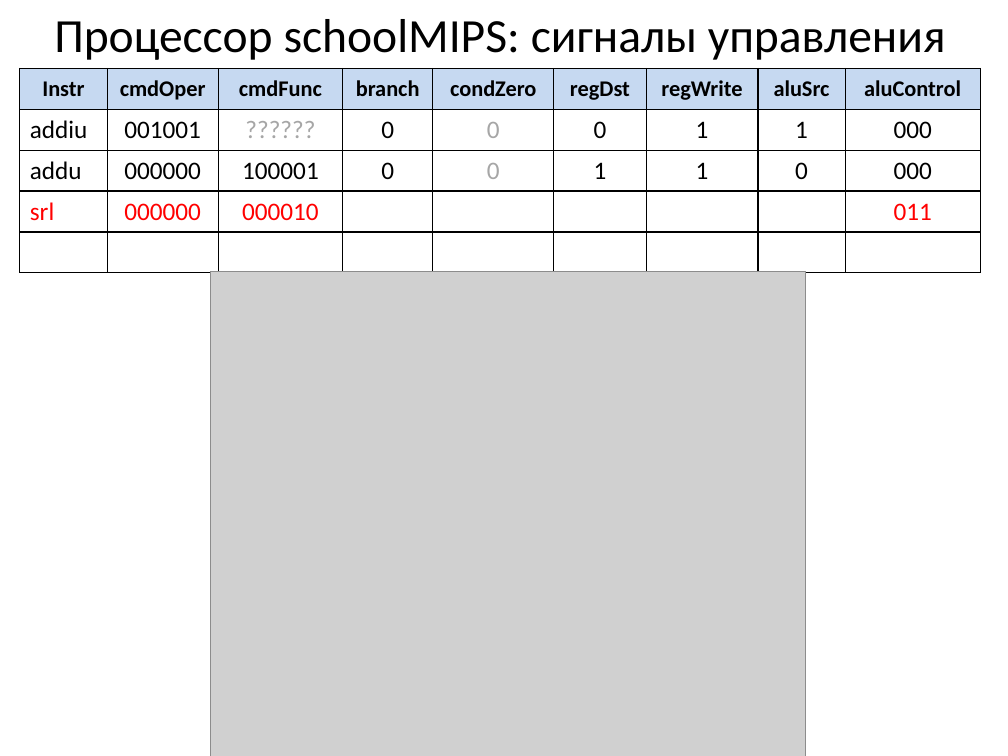
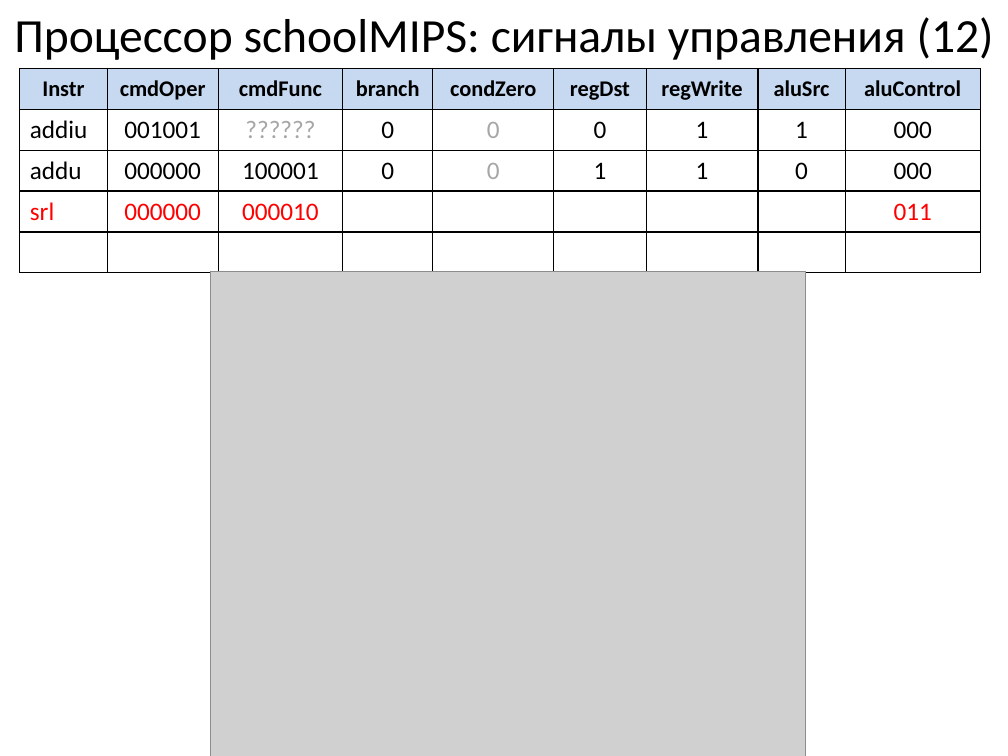
Before and after one commit to MIPSfpga/schoolMIPS, a slide deck: slide 44 of doc/src/20170816_schoolMIPS_slides_rus.pptx. Drawn at 1008x756 pixels with LibreOffice and Linux fonts; fonts in the diff are those of the drawing; grey boxes stand for pictures. Boxes give left, top, right and bottom in pixels: in the first picture for what was removed or moved away, otherwise in the second. Text is boxed around its words. In the diff, an @@ line names an element or a change of style, - is before the commit and + after.

```diff
--- a/doc/src/20170816_schoolMIPS_slides_rus.pptx
+++ b/doc/src/20170816_schoolMIPS_slides_rus.pptx
@@ title at (14,17,994,60): text changed @@
-Процессор schoolMIPS: сигналы управления
+Процессор schoolMIPS: сигналы управления (12)
```
Also in this commit, not shown: 21 other slides changed, 1 other file.
